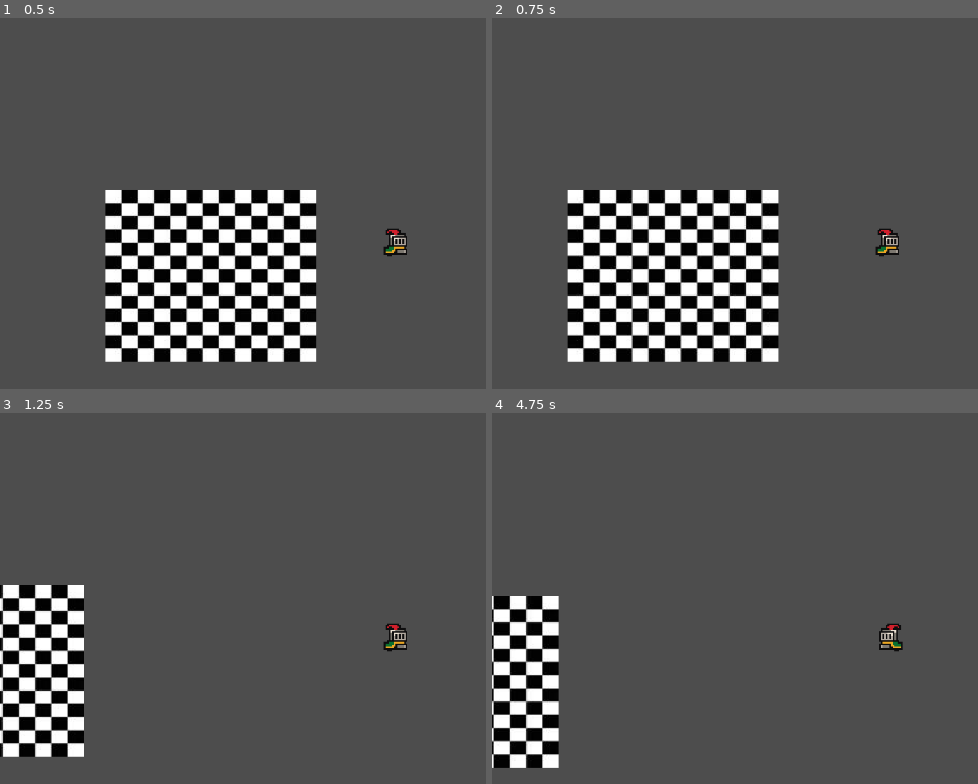
Above: before the commit, frames 1-4 (two rows, left to right).
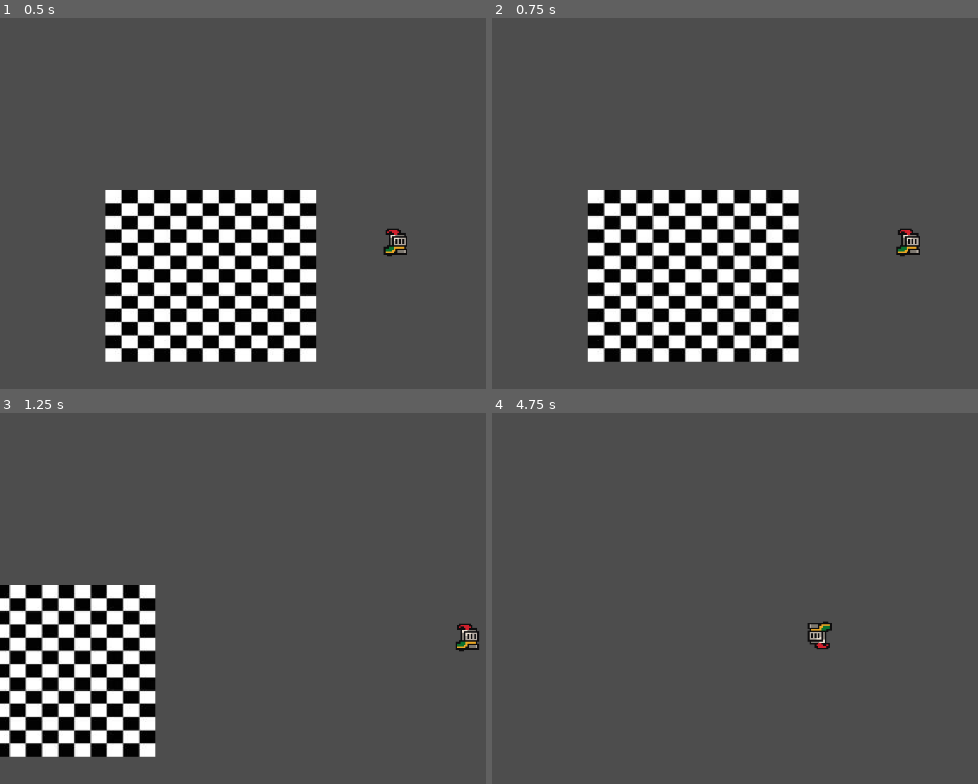
Above: after the commit, the same moments.

Repository: mssbabou/TopdownShooterGame
Game: Godot game, scene res://Scene.tscn
Same seed, same stepped clock (60 frames per second), same inputs: the game is played once before the commit and once after it.
Inputs:
- Up to frame 1 (0.5 s): no input
- Up to frame 2 (0.75 s): tap Enter at 0.5 s; hold D (Move_Right) from 0.53 s (still down)
- Up to frame 3 (1.25 s): keep holding D (Move_Right)
- Up to frame 4 (4.75 s): release D (Move_Right) at 1.28 s; hold S (Move_Down) 1.28-2.03 s; hold D (Move_Right) 2.03-2.78 s; hold W (Move_Up) 2.78-3.53 s; hold A (Move_Left) from 3.53 s (still down)

Frame 1 is identical in both runs. In frame 2, 19% of the frame differs, in the area x 15-89%, y 46-93%; in frame 3, 11%; in frame 4, 6.7%.

Commit message:
Add Rotation and Smooth Camera

Diff:
--- a/Movement.gd
+++ b/Movement.gd
@@ -1,46 +1,64 @@
 extends AnimatedSprite2D
 
-# Movement speed
-var max_speed = 75  # Maximum speed the player can reach
-var acceleration = 250  # Rate at which the player accelerates
-var deceleration = 200  # Rate at which the player slows down
-var velocity = Vector2()  # Current velocity of the player
-@onready var player: AnimatedSprite2D = $"."
+var max_speed = 75
+var acceleration = 250
+var deceleration = 200
+var angular_speed = 10.0
+
+var velocity = Vector2()
+var target_angle = 0.0
+
+func _ready():
+	target_angle = rotation
 
 func _process(delta):
-	# Get input from the player (WASD or arrow keys)
-	var target_velocity = Vector2()  # Reset target velocity
+	var target_velocity = Vector2()
+	var is_moving = false
 
 	if Input.is_action_pressed("Move_Right"):
 		target_velocity.x += 1
-		player.flip_h = false
+		is_moving = true
 	if Input.is_action_pressed("Move_Left"):
 		target_velocity.x -= 1
-		player.flip_h = true
+		is_moving = true
 	if Input.is_action_pressed("Move_Down"):
 		target_velocity.y += 1
+		is_moving = true
 	if Input.is_action_pressed("Move_Up"):
 		target_velocity.y -= 1
+		is_moving = true
 
-	# Normalize the target velocity to ensure consistent speed
-	if target_velocity.length() > 0:
+	# Normalize and store target angle
+	if is_moving:
 		target_velocity = target_velocity.normalized() * max_speed
+		target_angle = target_velocity.angle()
 
-	# Accelerate towards the target velocity when there's input
-	if target_velocity != Vector2():
-		var acceleration_direction = (target_velocity - velocity).normalized()
-		velocity += acceleration_direction * acceleration * delta
-		# Clamp the velocity to the max speed
+	# Accelerate or decelerate
+	if is_moving:
+		var accel_dir = (target_velocity - velocity).normalized()
+		velocity += accel_dir * acceleration * delta
 		if velocity.length() > max_speed:
 			velocity = velocity.normalized() * max_speed
 	else:
-		# Decelerate when no input is given (velocity slows down gradually)
 		if velocity.length() > 0:
-			var deceleration_direction = -velocity.normalized()
-			velocity += deceleration_direction * deceleration * delta
-			# Stop the velocity if it's very close to zero
+			var decel_dir = -velocity.normalized()
+			velocity += decel_dir * deceleration * delta
 			if velocity.length() < 1:
 				velocity = Vector2()
 
-	# Update the position
+	# Rotate only if moving
+	if is_moving:
+		# Wrap angle to [-PI, PI]
+		var raw_diff = fmod(target_angle - rotation + PI, 2 * PI)
+		if raw_diff < 0:
+			raw_diff += 2 * PI
+		var angle_diff = raw_diff - PI
+
+		if abs(angle_diff) > 0.01:
+			var rotation_direction = sign(angle_diff)
+			rotation += rotation_direction * angular_speed * delta
+			# Clamp rotation if we overshoot
+			if abs(angle_diff) < angular_speed * delta:
+				rotation = target_angle
+
 	position += velocity * delta
--- a/Scene.tscn
+++ b/Scene.tscn
@@ -146,6 +146,7 @@
 position = Vector2(1.30613, 3.09541)
 scale = Vector2(3.26531, 3.58262)
 zoom = Vector2(8, 8)
+position_smoothing_enabled = true
 
 [node name="BlackAndWhite" type="Sprite2D" parent="."]
 show_behind_parent = true
